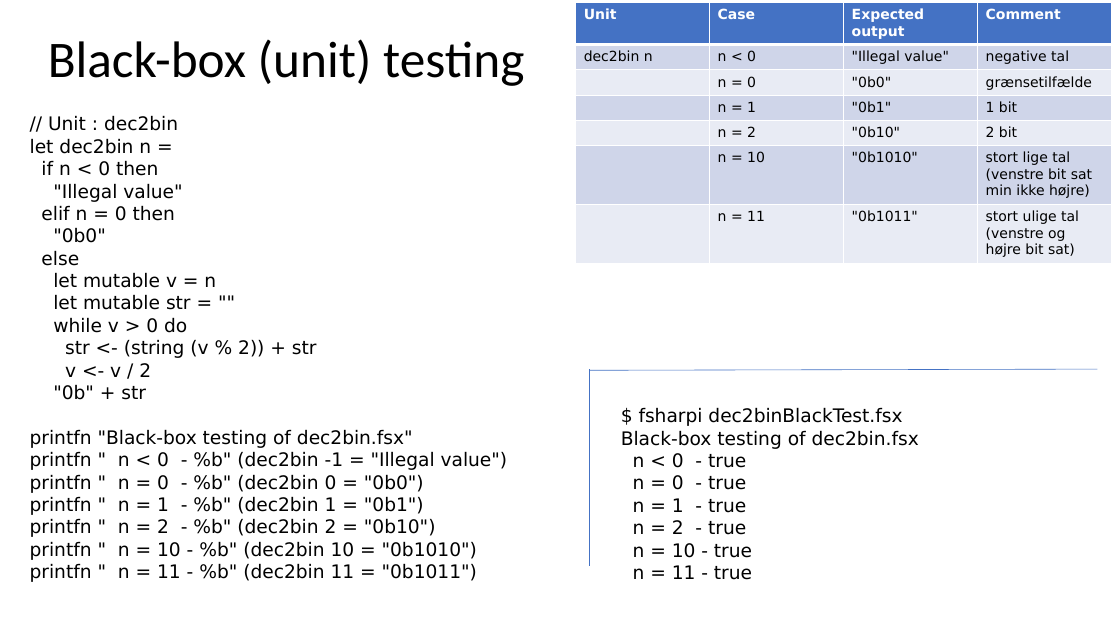
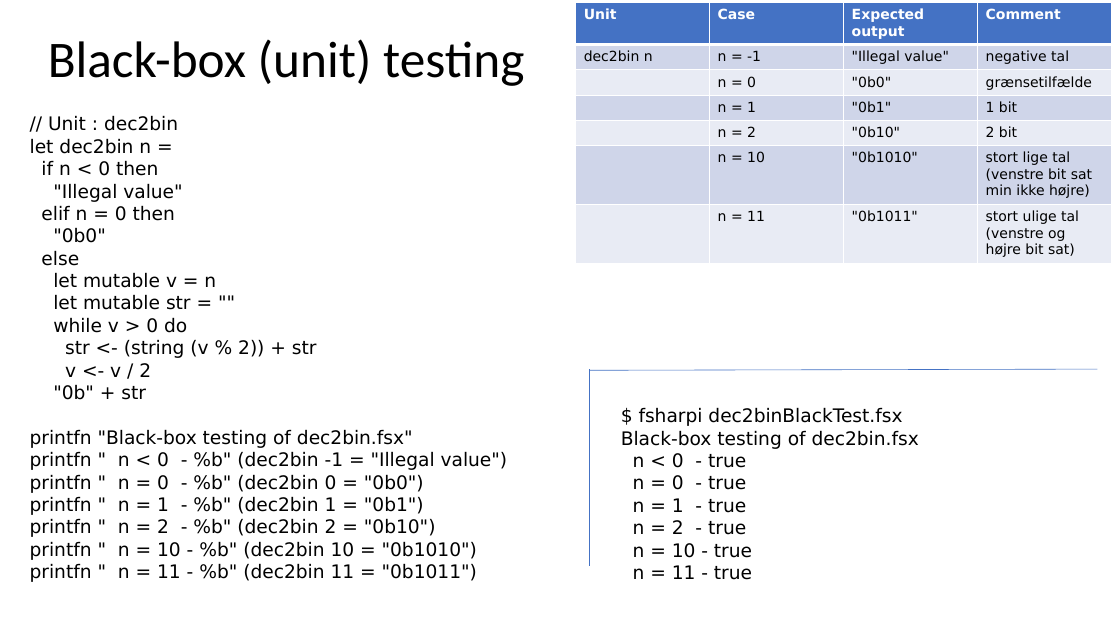
Before and after one commit to fisterloegsovs/pop22, a slide deck: slide 7 of lectures/4.2ModulesNTests/lecture.pptx. Drawn at 1120x630 pixels with LibreOffice and Linux fonts; fonts in the diff are those of the drawing. Boxes give left, top, right and bottom in pixels: in the first picture for what was removed or moved away, otherwise in the second. Text is boxed around its words. In the diff, an @@ line names an element or a change of style, - is before the commit and + after.

```diff
--- a/lectures/4.2ModulesNTests/lecture.pptx
+++ b/lectures/4.2ModulesNTests/lecture.pptx
@@ table at <box>576,3,1113,263</box> @@
-row 2, column 2: n < 0
+row 2, column 2: n = -1
```
Also in this commit, not shown: 1 other slide changed, 1 other file.
